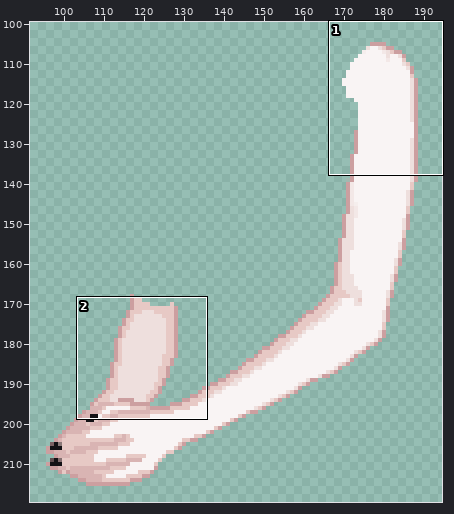
Two versions of one sprite sheet, surface8001.png. The picture above shows the old version from afar; the outline marks the close-up.
Close-up. Before the commit:
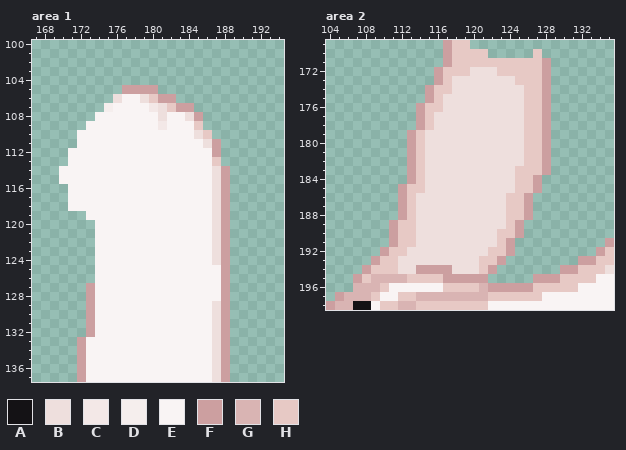
The file is 300x400 pixels. Colours within 5 levels of each other are drawn and written as one. Shown: area 1: x 167..194, y 100..137; area 2: x 104..135, y 169..198. The wide view leaves out empty margins.
Palette (. is transparent): A #141215  B #eedfdd  C #f3e8e7  D #f5eeed  E #f9f4f4  F #cc9fa0  G #d9b4b3  H #e7c9c5
Pixels before, area 1, first column x 170:
105 .......FFFF........
106 ......BEEBHFF......
107 .....DEEEECBHFF....
108 ....EEEEEEEBEEBF...
109 ...EEEEEEEECEEEH...
110 ..EEEEEEEEEEEEEBH..
111 ..EEEEEEEEEEEEEEBF.
112 .EEEEEEEEEEEEEEEEF.
113 .EEEEEEEEEEEEEEEEH.
114 EEEEEEEEEEEEEEEEEBF
115 EEEEEEEEEEEEEEEEEBF
116 .EEEEEEEEEEEEEEEEBF
117 .EEEEEEEEEEEEEEEEBF
118 .EEEEEEEEEEEEEEEEBF
119 ...EEEEEEEEEEEEEEBF
120 ....EEEEEEEEEEEEEBF
121 ....EEEEEEEEEEEEEBF
122 ....EEEEEEEEEEEEEBF
123 ....EEEEEEEEEEEEEBF
124 ....EEEEEEEEEEEEEBF
125 ....EEEEEEEEEEEEEEF
126 ....EEEEEEEEEEEEEEF
127 ...FEEEEEEEEEEEEEEF
128 ...FEEEEEEEEEEEEEEF
129 ...FEEEEEEEEEEEEEBF
130 ...FEEEEEEEEEEEEEBF
131 ...FEEEEEEEEEEEEEBF
132 ...FEEEEEEEEEEEEEBF
133 ..FEEEEEEEEEEEEEEBF
134 ..FEEEEEEEEEEEEEEBF
135 ..FEEEEEEEEEEEEEEBF
136 ..FEEEEEEEEEEEEEEBF
137 ..FEEEEEEEEEEEEEEBF
Pixels before, area 2, first column x 104:
169 .............FHH................
170 .............FHHHH.....H........
171 .............FHHHHHHHHHHF.......
172 ............FHHHBBBHHHHHF.......
173 ............FHBBBBBBBHHHF.......
174 ...........FHHBBBBBBBBHHF.......
175 ...........FHBBBBBBBBBHHF.......
176 ..........FHHBBBBBBBBBHHF.......
177 ..........FHBBBBBBBBBBHHF.......
178 ..........FHBBBBBBBBBBHHF.......
179 .........FHBBBBBBBBBBBHHF.......
180 .........FHBBBBBBBBBBBHHF.......
181 .........FHBBBBBBBBBBBHHF.......
182 .........FHBBBBBBBBBBBHHF.......
183 .........FHBBBBBBBBBBHHHF.......
184 .........FHBBBBBBBBBBHHF........
185 ........FHHBBBBBBBBBBHHF........
186 ........FHBBBBBBBBBBHHF.........
187 ........FHBBBBBBBBBBHHF.........
188 ........FHBBBBBBBBBBHHF.........
189 .......FHHBBBBBBBBBBHF..........
190 .......FHHBBBBBBBBBHHF..........
191 .......FHHBBBBBBBBBHF..........F
192 ......FHHBBBBBBBBBHHF.........FH
193 .....FHHBBBBBBBBBHHF........FFHH
194 ....FHHHBBFFFFBBBHF.......FFHHHB
195 ...FHGGGGHHHHFFFFF.....FFFHHHHEE
196 ...GGGHEEEEEEHHHHGFFFFFHHHHHEEEE
197 .FGGGHEEHHGGGGGGGGHHHHHHEEEEEEEE
198 FGGAAEHHGGHHHHHHHHEEEEEEEEEEEEEE
Once edited:
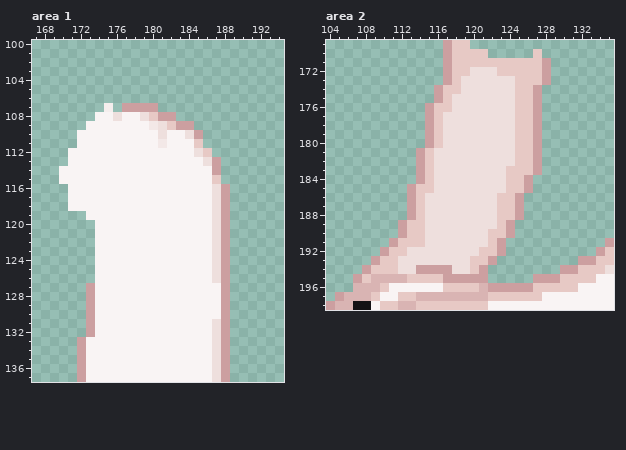
Edits made:
Area 1:
Colour C gives way to colour B in row 109 at x 181.
Colour E gives way to colour B in row 108 at x 176 and 179; in row 110 at x 181 and 184; in row 112 at x 185; in row 113 at x 186; in rows 125 to 126 at x 187.
Colour E gives way to colour C in row 109 at x 180; in row 111 at x 181.
Colour B gives way to colour E in rows 129 to 130 at x 187.
Colour B gives way to colour F in row 108 at x 181; in row 110 at x 185; in row 114 at x 187.
Colour C gives way to colour F in row 107 at x 180.
Colour E gives way to colour F in row 107 at x 177 to 179; in row 108 at x 182; in row 109 at x 183 to 184.
Colour H gives way to colour F in row 113 at x 187.
Colour B gives way to colour H in row 115 at x 187.
Colour E gives way to colour H in row 108 at x 180; in row 109 at x 182; in row 111 at x 185; in row 112 at x 186.
Colour B is gone in row 106 at x 176 and 179; in row 107 at x 181; in row 108 at x 184; in row 111 at x 186.
Colour E is gone in row 106 at x 177 to 178; in row 107 at x 176; in row 108 at x 183.
Colour F is gone in row 105 at x 177 to 180; in row 106 at x 181 to 182; in row 107 at x 183 to 184; in row 108 at x 185; in rows 111 to 112 at x 187; in rows 114 to 115 at x 188.
Colour H is gone in row 106 at x 180; in row 107 at x 182; in row 109 at x 185; in row 110 at x 186.
Area 2:
Colour B gives way to colour F in rows 179 to 180 at x 115.
Colour H gives way to colour F in rows 172 to 173 at x 117; in rows 174 to 175 at x 116 and 127; in rows 176 to 178 at x 115 and 127; in rows 179 to 180 at x 127; in rows 181 to 183 at x 114 and 127; in row 184 at x 114 and 126.
Colour H gives way to colour F in row 185 at x 113 and 126; in rows 186 to 188 at x 113 and 125; in rows 189 to 190 at x 112 and 124; in rows 191 to 192 at x 123; in row 193 at x 122; in row 194 at x 121.
Colour B gives way to colour H in row 173 at x 118; in row 174 at x 118 and 125; in rows 175 to 176 at x 117 and 125; in rows 177 to 180 at x 116 and 125; in rows 181 to 182 at x 115 and 125; in rows 183 to 185 at x 115 and 124.
Colour B gives way to colour H in rows 186 to 189 at x 114 and 123; in rows 190 to 191 at x 114 and 122; in row 192 at x 121; in rows 193 to 194 at x 120.
Colour F is gone in rows 172 to 173 at x 116; in rows 174 to 175 at x 115 and 128; in rows 176 to 178 at x 114 and 128; in rows 179 to 183 at x 113 and 128; in row 184 at x 113 and 127; in row 185 at x 112 and 127.
Colour F is gone in rows 186 to 188 at x 112 and 126; in rows 189 to 190 at x 111 and 125; in rows 191 to 192 at x 124; in row 193 at x 123; in row 194 at x 122.
Colour H is gone in rows 179 to 180 at x 114.
